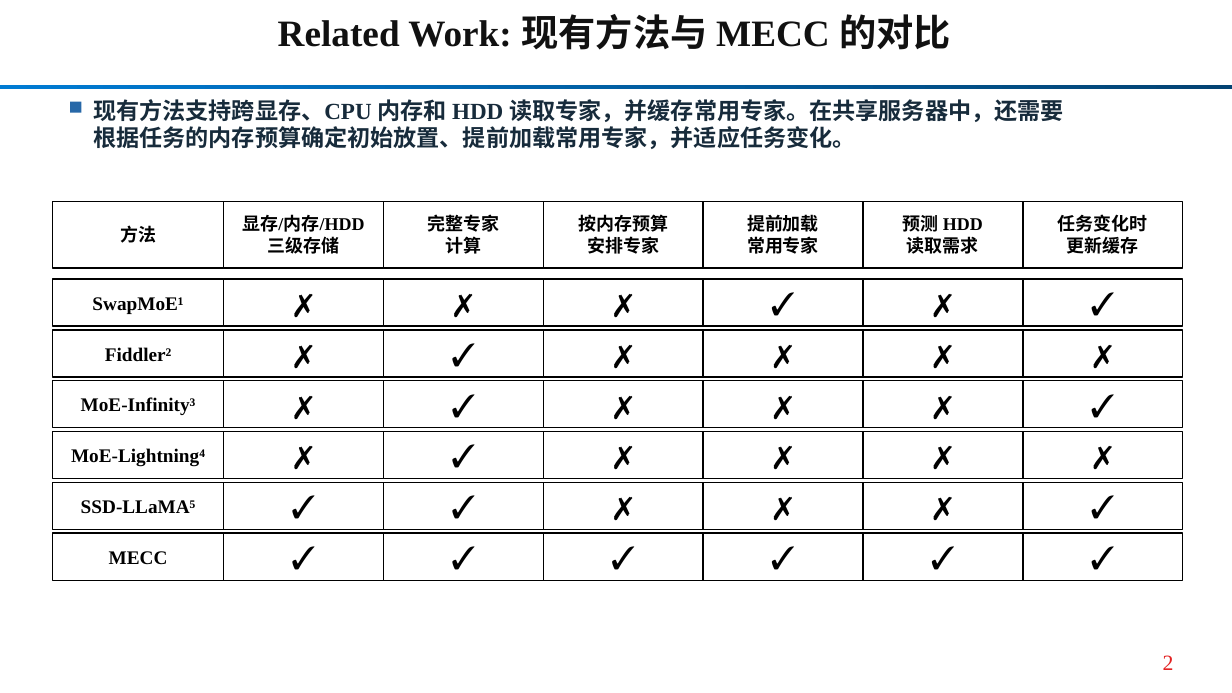
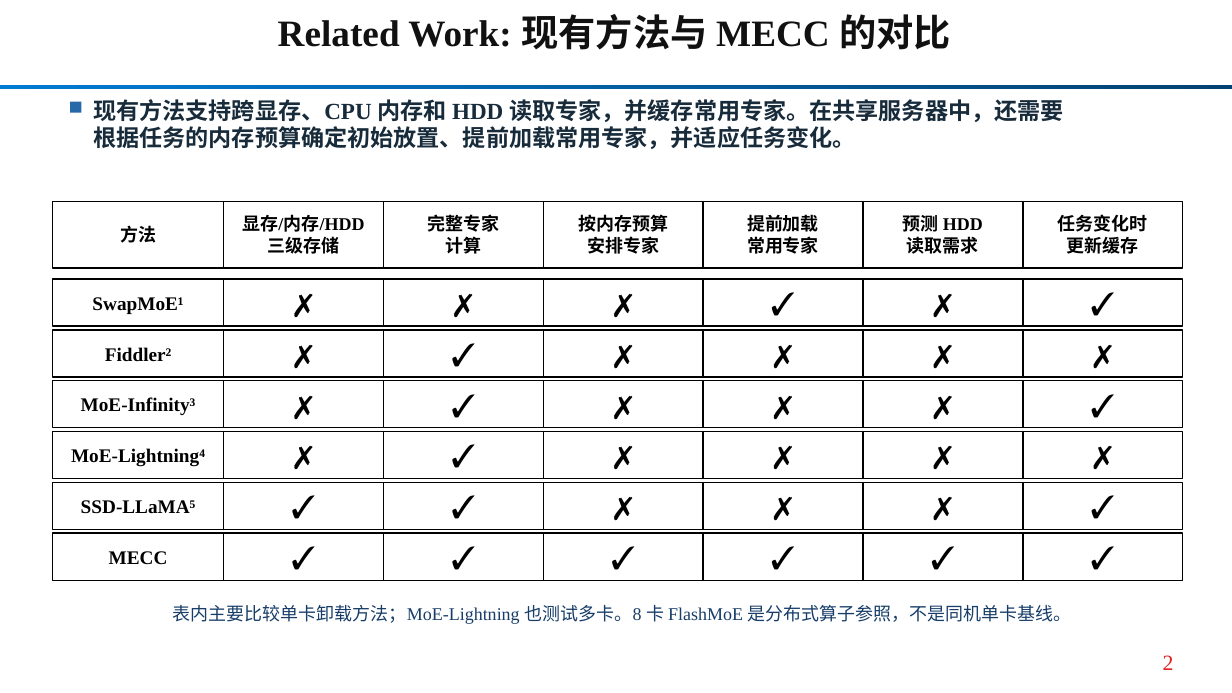
Before and after one commit to Kirihara-Yun/mecc_package, a slide deck: slide 2 of mecc_package/paper/current/MECC_HPCA_current.pptx. Drawn at 1232x693 pixels with LibreOffice and Linux fonts; fonts in the diff are those of the drawing. Boxes give left, top, right and bottom in pixels: in the first picture for what was removed or moved away, otherwise in the second. Text is boxed around its words. In the diff, an @@ line names an element or a change of style, - is before the commit and + after.

```diff
--- a/mecc_package/paper/current/MECC_HPCA_current.pptx
+++ b/mecc_package/paper/current/MECC_HPCA_current.pptx
@@ text added at box(173, 605, 1072, 624), 14 pt, text #173D68 @@
+表内主要比较单卡卸载方法；MoE-Lightning 也测试多卡。8 卡 FlashMoE 是分布式算子参照，不是同机单卡基线。
```
Also in this commit, not shown: 26 other files.
